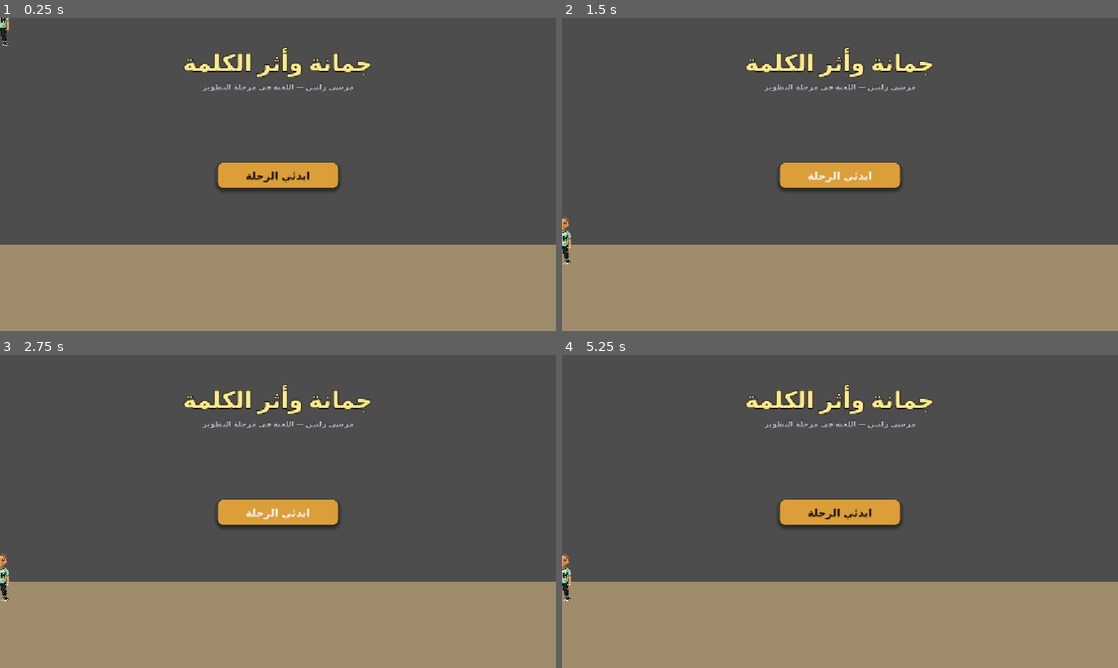
Above: before the commit, frames 1-4 (two rows, left to right).
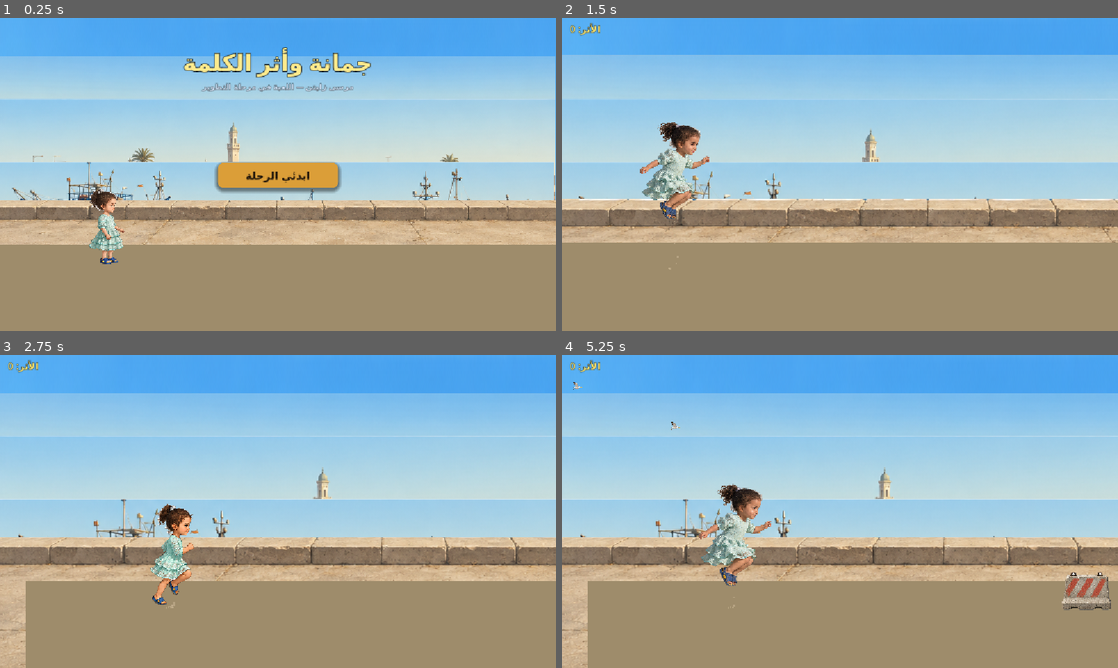
Above: after the commit, the same moments.

Repository: HamzaJwan/Ali-s-Runner
Game: Godot game, scene res://scenes/level2/Level2_Marsa_Playable.tscn
Same seed, same stepped clock (60 frames per second), same inputs: the game is played once before the commit and once after it. This scene is started directly instead of the project's main scene.
Inputs (mouse positions are in pixels of both pictures, inside the frame that each line leads up to):
- Up to frame 1 (0.25 s): no input
- Up to frame 2 (1.5 s): click "ابدئي الرحلة" at 0.5 s; click (840, 174) at 1.25 s, where only the run before the commit has a clickable "ابدئي الرحلة"
- Up to frame 3 (2.75 s): click (278, 511) at 2 s, where only the run before the commit has a clickable "ابدئي الرحلة"
- Up to frame 4 (5.25 s): tap Enter (ui_accept) at 2.75, 3.02, 3.77 s; move the mouse to (962, 495) at 2.77 s; click (962, 495) at 2.92 s; move the mouse to (728, 527) at 3.52 s; click (728, 527) at 3.67 s; move the mouse to (895, 442) at 4.27 s; click (895, 442) at 4.42 s; move the mouse to (812, 574) at 5.02 s; click (812, 574) at 5.17 s

The runs differ from the first frame. In frame 1, 70% of the frame differs, in the area x 0-100%, y 0-79%; in frame 2, 72%; in frame 3, 74%; in frame 4, 74%, in the area x 0-100%, y 0-100%.
Error before the commit: Parse Error: Identifier "poly" not declared in the current scope. (res://scripts/level2/level2_marsa_playable.gd:366)

Commit message:
fix: remove stale 'poly' reference in _apply_l2_collectible_visual
Variable 'poly' was from old code before refactoring to a loop.
Removed the fallback-restore blocks that referenced it.
Missing L2 art now silently keeps collectible hidden instead of
restoring the Level 1 yellow diamond.

Co-Authored-By: Claude Sonnet 4.6 <noreply@anthropic.com>

Diff:
--- a/scripts/level2/level2_marsa_playable.gd
+++ b/scripts/level2/level2_marsa_playable.gd
@@ -363,13 +363,9 @@
 	# Load Level 2 أثر shard PNG.
 	var path := L2_MANIFEST.COL_SHARD_SINGLE
 	if not L2_MANIFEST.file_exists(path):
-		if poly != null:
-			poly.visible = true   # restore fallback if art missing
-		return
+		return   # keep hidden — L2 art missing, blank collectible is OK
 	var tex := load(path) as Texture2D
 	if tex == null:
-		if poly != null:
-			poly.visible = true
 		return
 	if c.get_node_or_null("L2ShardSprite") != null:
 		return   # already applied
